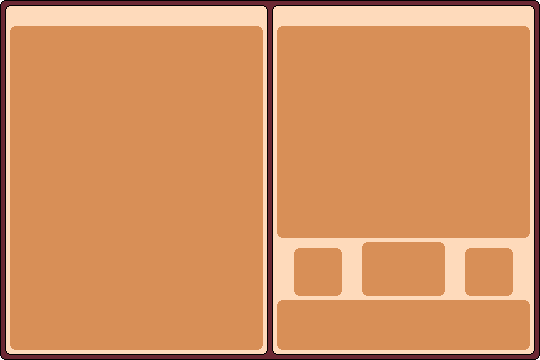
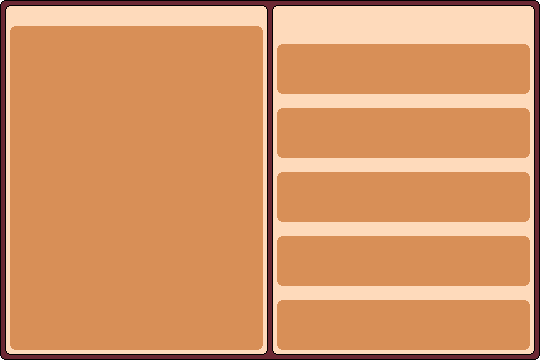
Layer changes from the first 540×360 image to the second:
added layer "sonbra equipamiento" above "sombra fabricacion" over [277, 26, 530, 296]
renamed "sombra d" to "sombra fabricacion", hid it over [277, 26, 530, 296]
painted on "fondo" over [277, 26, 530, 296]
